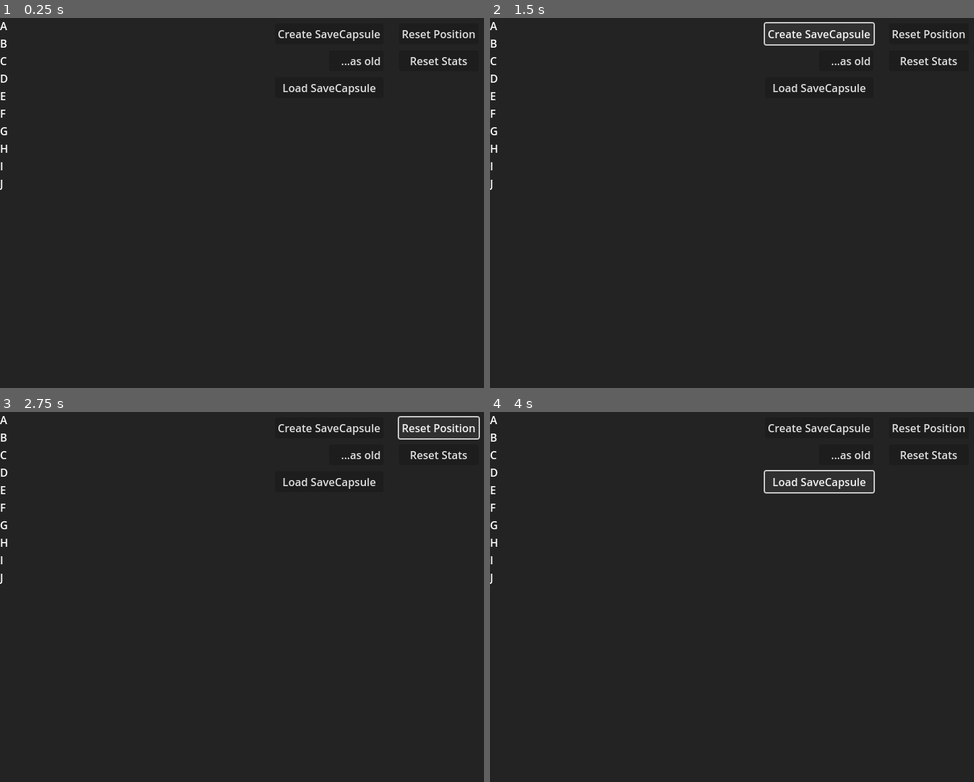
Above: before the commit, frames 1-4 (two rows, left to right).
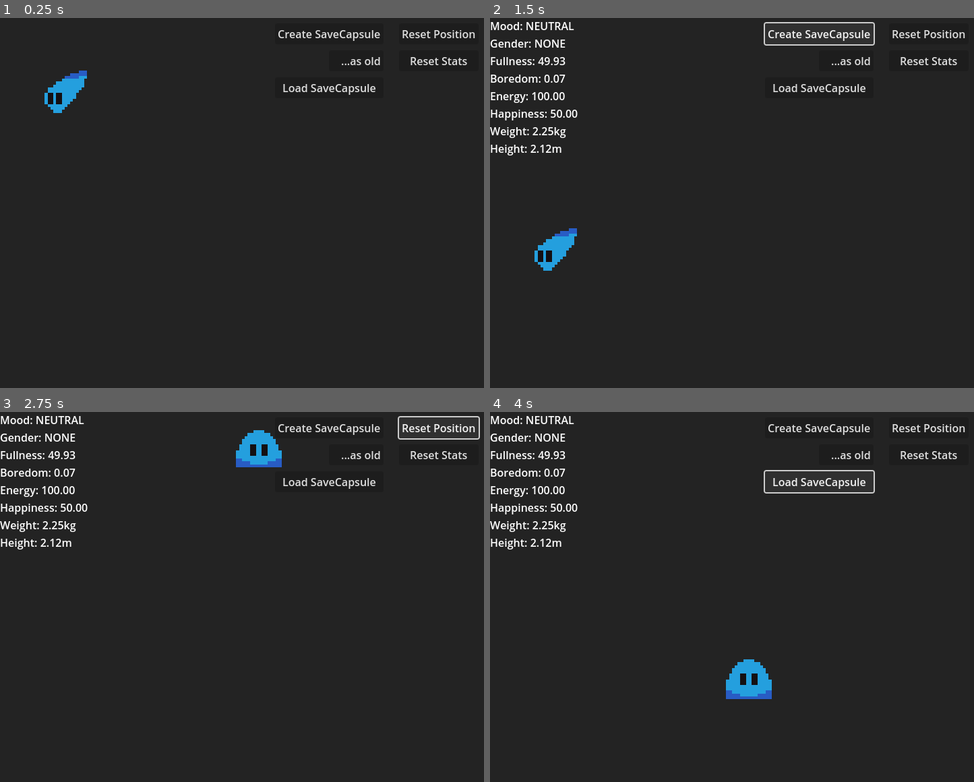
Above: after the commit, the same moments.

Repository: Eeviika/Tomogachika
Game: Godot game, scene res://scenes/debug/test_dummy.tscn
Two runs of this game, one before a commit and one after it. Both use one fixed random seed, a clock stepped at 60 frames per second and the inputs below.
Inputs:
- Up to frame 1 (0.25 s): no input
- Up to frame 2 (1.5 s): click "...as old" at 0.5 s; click "Create SaveCapsule" at 1.25 s
- Up to frame 3 (2.75 s): click "Reset Position" at 2 s
- Up to frame 4 (4 s): click "Reset Stats" at 2.75 s; click "Load SaveCapsule" at 3.5 s

The runs differ from the first frame. In frame 1, 0.6% of the frame differs, in the area x 0-18%, y 1-47%; in frame 2, 1.8%; in frame 3, 2.0%; in frame 4, 2.1%, in the area x 0-59%, y 1-78%.
Error before the commit: Attempt to call function 'make_active' in base 'null instance' on a null instance. (res://scripts/debug/test_dummy.gd:31)
Error after the commit: Invalid call. Nonexistent function 'save' in base 'CharacterBody2D (Pet)'. (res://scripts/debug/test_dummy.gd:55)

Commit message:
Made test scene reference proper pet object

Diff:
--- a/scenes/debug/test_dummy.tscn
+++ b/scenes/debug/test_dummy.tscn
@@ -1,7 +1,7 @@
 [gd_scene load_steps=4 format=3 uid="uid://byis133ykigb7"]
 
 [ext_resource type="Script" uid="uid://cpb4n4xmvpc27" path="res://scripts/debug/test_dummy.gd" id="1_1r56p"]
-[ext_resource type="PackedScene" uid="uid://dus4jroxi2ioo" path="res://scenes/pet.tscn" id="2_ynwl6"]
+[ext_resource type="PackedScene" uid="uid://b7eiwqqnf2gse" path="res://scenes/objects/pet.tscn" id="2_ynwl6"]
 
 [sub_resource type="RectangleShape2D" id="RectangleShape2D_m6tnb"]
 size = Vector2(1152, 49)
@@ -14,9 +14,6 @@
 [node name="CollisionShape2D" type="CollisionShape2D" parent="StaticBody2D"]
 position = Vector2(368, 568)
 shape = SubResource("RectangleShape2D_m6tnb")
-
-[node name="Pet" parent="." instance=ExtResource("2_ynwl6")]
-unique_name_in_owner = true
 
 [node name="DebugText" type="Label" parent="."]
 unique_name_in_owner = true
@@ -74,3 +71,6 @@
 offset_right = 569.0
 offset_bottom = 119.0
 text = "Load SaveCapsule"
+
+[node name="Pet" parent="." instance=ExtResource("2_ynwl6")]
+unique_name_in_owner = true
